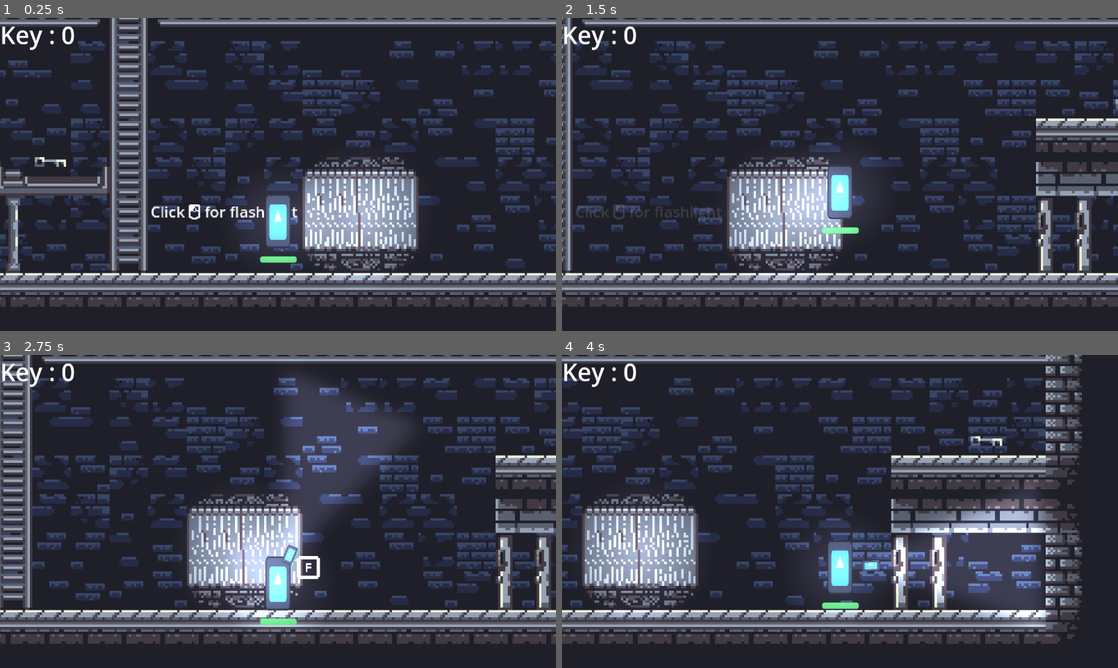
Above: before the commit, frames 1-4 (two rows, left to right).
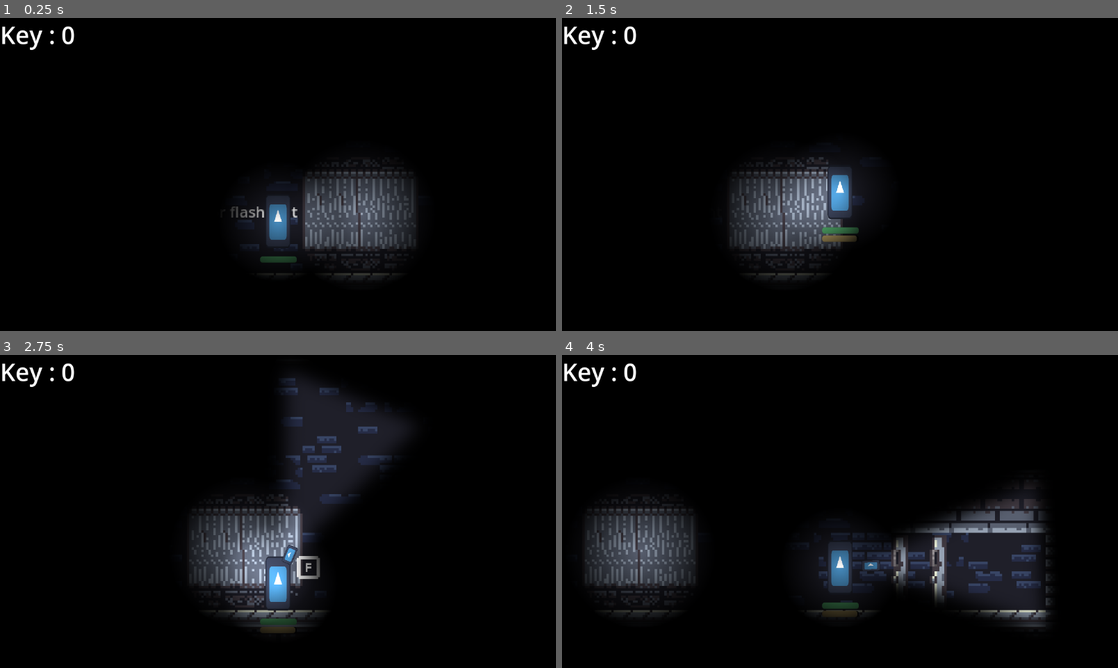
Above: after the commit, the same moments.

Repository: CorpsThese/Thunder-on-the-lighthouse
Game: Godot game, scene res://scenes/tutorial.tscn
Two runs of this game, one before a commit and one after it. Both use one fixed random seed, a clock stepped at 60 frames per second and the inputs below. The engine's default icon, where the game draws it, is replaced by a stand-in: a white triangle on a blue panel in a dark square. Sound files missing from this copy of the repository are replaced by a short silence.
Inputs (mouse positions are in pixels of both pictures, inside the frame that each line leads up to):
- Up to frame 1 (0.25 s): no input
- Up to frame 2 (1.5 s): move the mouse to (962, 158) at 0.52 s; hold D (move_right) from 0.53 s (still down); click (962, 158) at 0.6 s; tap Space (jump) at 0.77 s; move the mouse to (728, 190) at 1.27 s; click (728, 190) at 1.35 s
- Up to frame 3 (2.75 s): tap Space (jump) at 1.52 s; move the mouse to (333, 442) at 2.02 s; release D (move_right) at 2.03 s; hold A (move_left) from 2.03 s (still down); tap F (interact) at 2.1 s; click (333, 442) at 2.3 s
- Up to frame 4 (4 s): move the mouse to (812, 574) at 2.77 s; release A (move_left) at 2.78 s; hold D (move_right) from 2.78 s (still down); click (812, 574) at 2.85 s; tap Space (jump) at 3.02, 3.77 s; move the mouse to (1006, 558) at 3.52 s; click (1006, 558) at 3.6 s

The runs differ from the first frame. In frame 1, 100% of the frame differs, in the area x 0-100%, y 0-100%; in frame 2, 100%; in frame 3, 100%; in frame 4, 100%.

Commit message:
flashlight battery

Diff:
--- a/scenes/child.tscn
+++ b/scenes/child.tscn
@@ -48,6 +48,13 @@
 corner_radius_bottom_right = 5
 corner_radius_bottom_left = 5
 
+[sub_resource type="StyleBoxFlat" id="StyleBoxFlat_4gnjj"]
+bg_color = Color(0.792157, 0.690196, 0.431373, 1)
+corner_radius_top_left = 5
+corner_radius_top_right = 5
+corner_radius_bottom_right = 5
+corner_radius_bottom_left = 5
+
 [sub_resource type="RectangleShape2D" id="RectangleShape2D_doehs"]
 size = Vector2(24, 124)
 
@@ -127,6 +134,17 @@
 value = 100.0
 show_percentage = false
 
+[node name="BatteryBar" type="ProgressBar" parent="."]
+unique_name_in_owner = true
+offset_left = -37.0
+offset_top = 90.0
+offset_right = 39.0
+offset_bottom = 103.0
+theme_override_styles/background = SubResource("StyleBoxFlat_mfnp8")
+theme_override_styles/fill = SubResource("StyleBoxFlat_4gnjj")
+value = 100.0
+show_percentage = false
+
 [node name="LadderDetector" type="Area2D" parent="."]
 unique_name_in_owner = true
 collision_layer = 8
--- a/scenes/tutorial.tscn
+++ b/scenes/tutorial.tscn
@@ -941,7 +941,6 @@
 scale = Vector2(5, 5)
 
 [node name="Darkness" type="CanvasModulate" parent="Level"]
-visible = false
 color = Color(0, 0, 0, 1)
 
 [node name="Background" type="TileMapLayer" parent="Level"]
--- a/scripts/child.gd
+++ b/scripts/child.gd
@@ -21,6 +21,11 @@
 @onready var key_detector: Area2D = %KeyDetector
 signal key_updated
 var key_counter := 0
+
+var battery := 100.0
+const MAX_BATTERY := 100.0
+const BATTERY_DEPLETE_RATE := 10.0
+const BATTERY_CHARGE_RATE := 20.0
 
 signal flashlight_used
 
@@ -68,10 +73,7 @@
 
 	#Turn on/off the flashlight
 	if Input.is_action_just_pressed("flashlight"):
-		emit_signal("flashlight_used")
-		$Flashlight/FlashlightAudio.play()
-		flashlight.visible = !flashlight.visible
-		$Flashlight/TorchlightLight/CollisionPolygon2D.disabled = !$Flashlight/TorchlightLight/CollisionPolygon2D.disabled
+		toggle_flashlight()
 	#Points the flashlight
 	flashlight.look_at(get_global_mouse_position())
 
@@ -116,6 +118,24 @@
 
 	$InteractablePopup.visible = show_interactable_popup
 
+	if flashlight.visible:
+		battery -= BATTERY_DEPLETE_RATE * delta
+		battery = max(0, battery)
+		if battery == 0:
+			toggle_flashlight()
+	elif battery != MAX_BATTERY:
+		battery += BATTERY_CHARGE_RATE * delta
+		battery = min(MAX_BATTERY, battery)
+
+	%BatteryBar.value = battery
+	%BatteryBar.visible = battery != MAX_BATTERY
+
+
+func toggle_flashlight() -> void:
+	emit_signal("flashlight_used")
+	$Flashlight/FlashlightAudio.play()
+	flashlight.visible = !flashlight.visible
+	$Flashlight/TorchlightLight/CollisionPolygon2D.disabled = !$Flashlight/TorchlightLight/CollisionPolygon2D.disabled
 
 #if shadow gets in range tells it so it stops getting closer
 func _on_hurt_box_body_entered(body: Node2D) -> void:
Not shown: 1 places in scenes/child.tscn that only renumber resources
